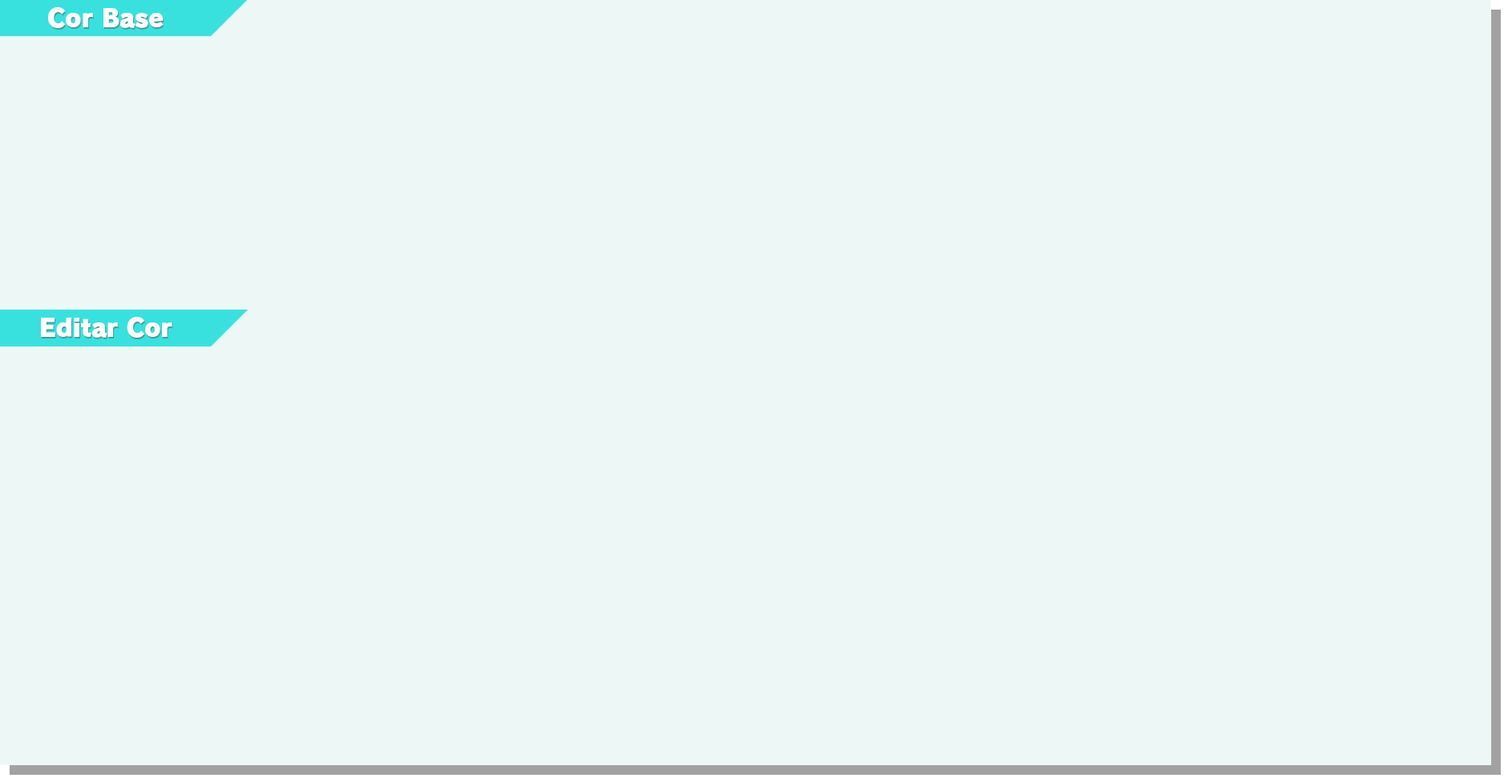
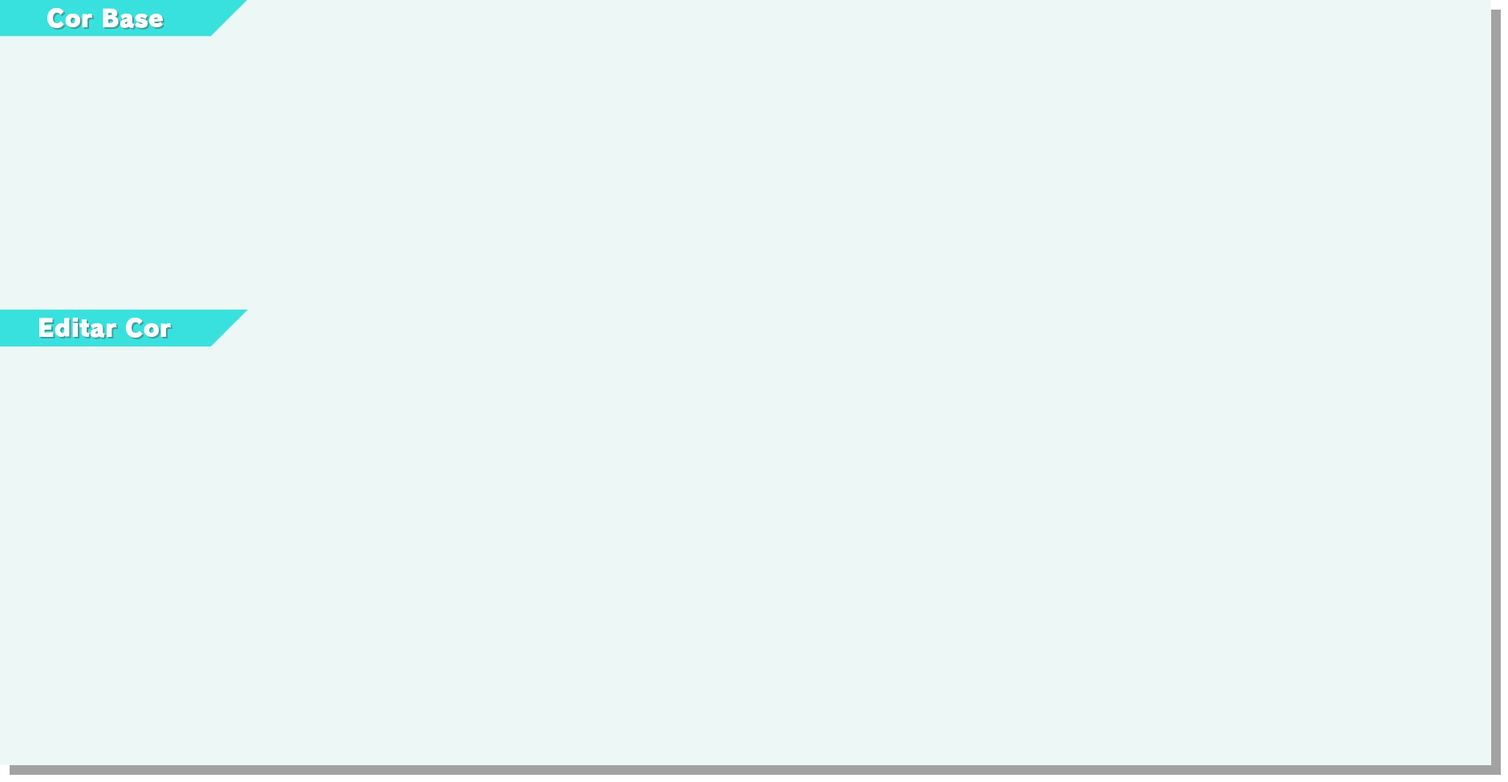
Revision of a layered (1508, 782) image; what changed, layer by layer:
added group "PT V2 Centralizado" with 2 layers above "PT V2" over [39, 8, 171, 338]
added layer "Editar Cor" (1st of 4, in "PT V2 Centralizado") in group "PT V2 Centralizado" over [39, 317, 171, 338]
added layer "Cor Base" (1st of 4, in "PT V2 Centralizado") in group "PT V2 Centralizado" over [47, 8, 163, 29]
hid group "Pt Centralizado" (2 layers) over [40, 7, 173, 338]
